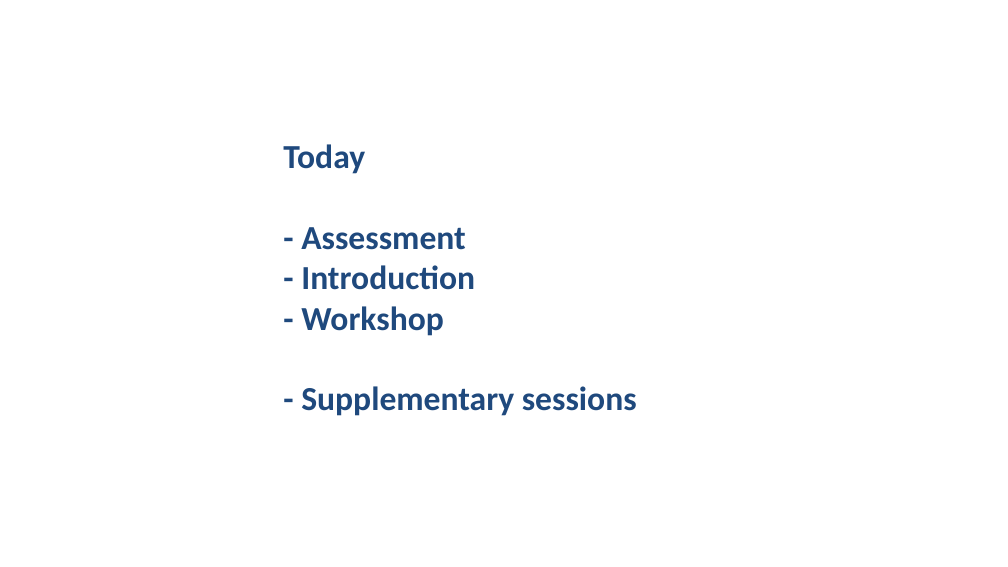
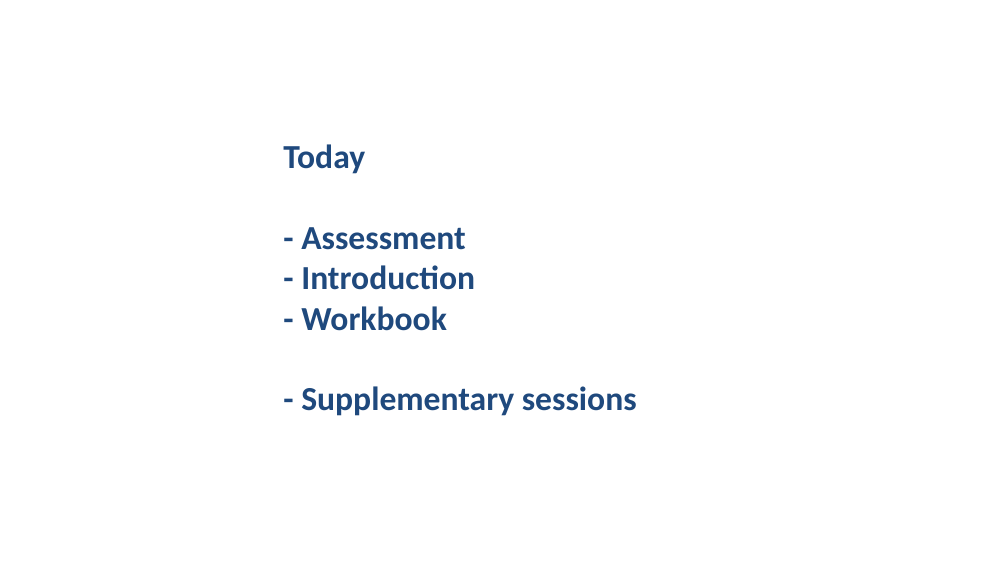
Before and after one commit to chrisjberry/datafluencyCB, a slide deck: slide 2 of slides/PSYC753_Chris1.pptx. Drawn at 1008x567 pixels with LibreOffice and Linux fonts; fonts in the diff are those of the drawing. Boxes give left, top, right and bottom in pixels: in the first picture for what was removed or moved away, otherwise in the second. Text is boxed around its words. In the diff, an @@ line names an element or a change of style, - is before the commit and + after.

```diff
--- a/slides/PSYC753_Chris1.pptx
+++ b/slides/PSYC753_Chris1.pptx
@@ title at (283, 144, 637, 416): text changed @@
-Today
-- Assessment
-- Introduction
-- Workshop
-- Supplementary sessions
+Today
+- Assessment
+- Introduction
+- Workbook
+- Supplementary sessions
```
Also in this commit, not shown: 1 other slide changed.
